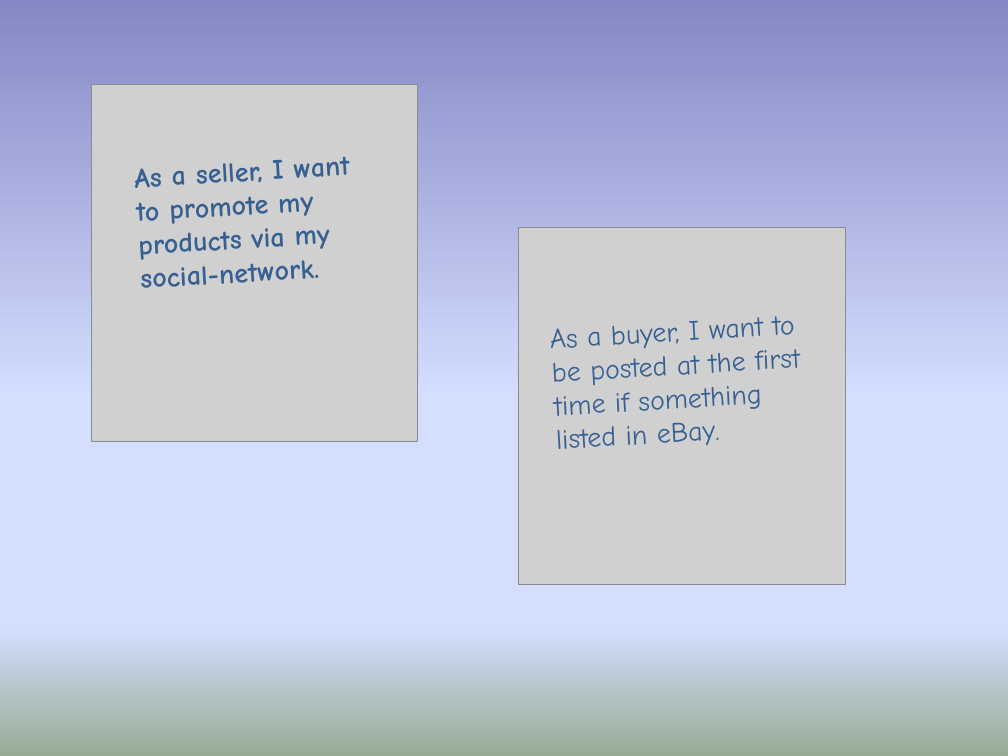
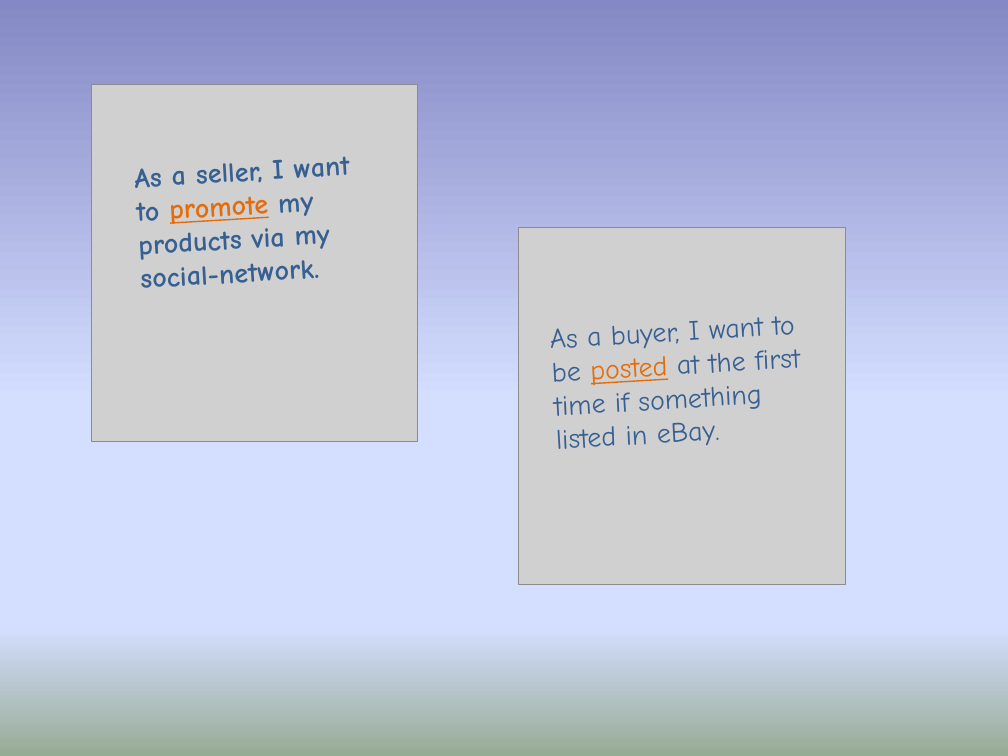
Before and after one commit to TwentySevenC/flickr2twitter, a slide deck: slide 3 of docs/socialHub.pptx. Drawn at 1008x756 pixels with LibreOffice and Linux fonts; fonts in the diff are those of the drawing; grey boxes stand for pictures. Boxes give left, top, right and bottom in pixels: in the first picture for what was removed or moved away, otherwise in the second. Text is boxed around its words. In the diff, an @@ line names an element or a change of style, - is before the commit and + after.

```diff
--- a/docs/socialHub.pptx
+++ b/docs/socialHub.pptx
@@ text "As a seller, I want ..." at (135,156,350,288): text colour #376092 to #E46C0A, underline on in "promote" @@
@@ text "As a buyer, I want ..." at (550,316,795,449): text colour #376092 to #E46C0A, underline on in "posted" @@
```
Also in this commit, not shown: 3 other slides changed, 1 slide added, 1 slide removed.
